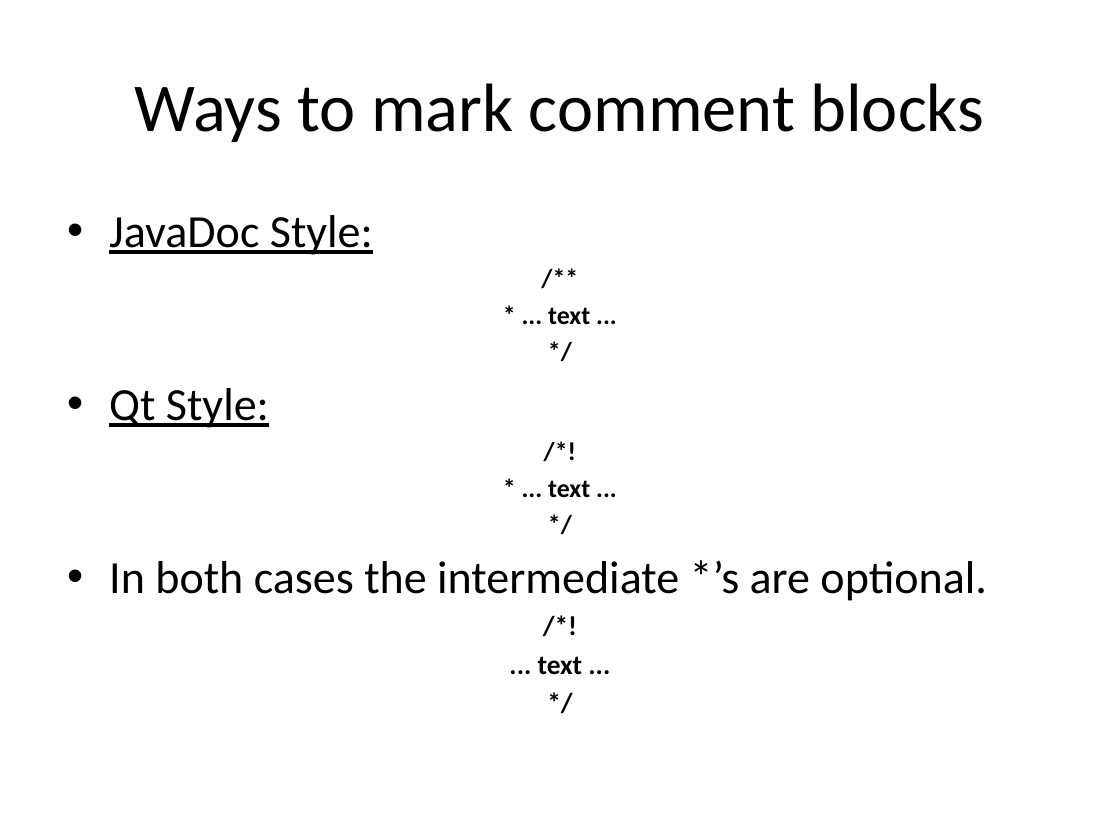
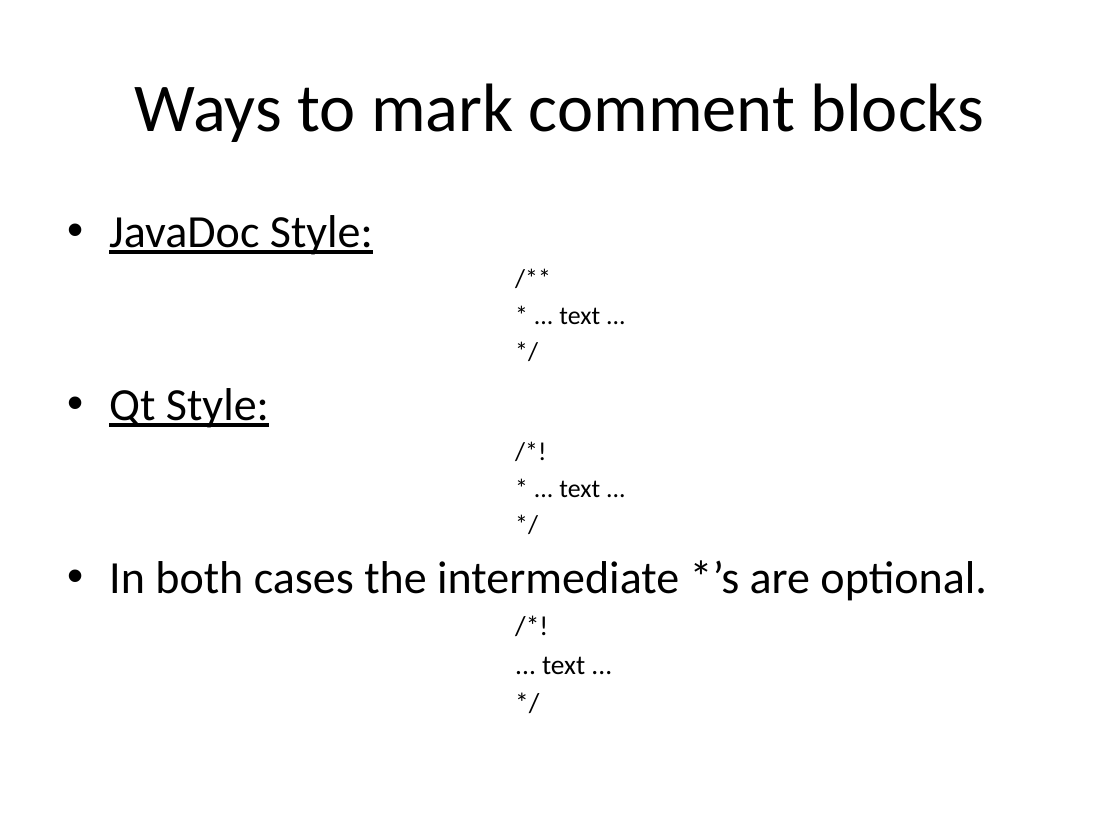
Before and after one commit to rongpt/trygit, a slide deck: slide 13 of Doxygen.pptx (slide 12 before the commit). Drawn at 1120x840 pixels with LibreOffice and Linux fonts; fonts in the diff are those of the drawing. Boxes give left, top, right and bottom in pixels: in the first picture for what was removed or moved away, otherwise in the second. Text is boxed around its words. In the diff, an @@ line names an element or a change of style, - is before the commit and + after.

Commit message:
ppt 4 commit

```diff
--- a/Doxygen.pptx
+++ b/Doxygen.pptx
@@ text at (542,307,600,675): bold off in "/**", "* ... text ...", "*/", "/*!" and 5 more places; alignment centre to left @@
```
Also in this commit, not shown: 3 other slides changed, 8 slides added, 1 slide removed.
